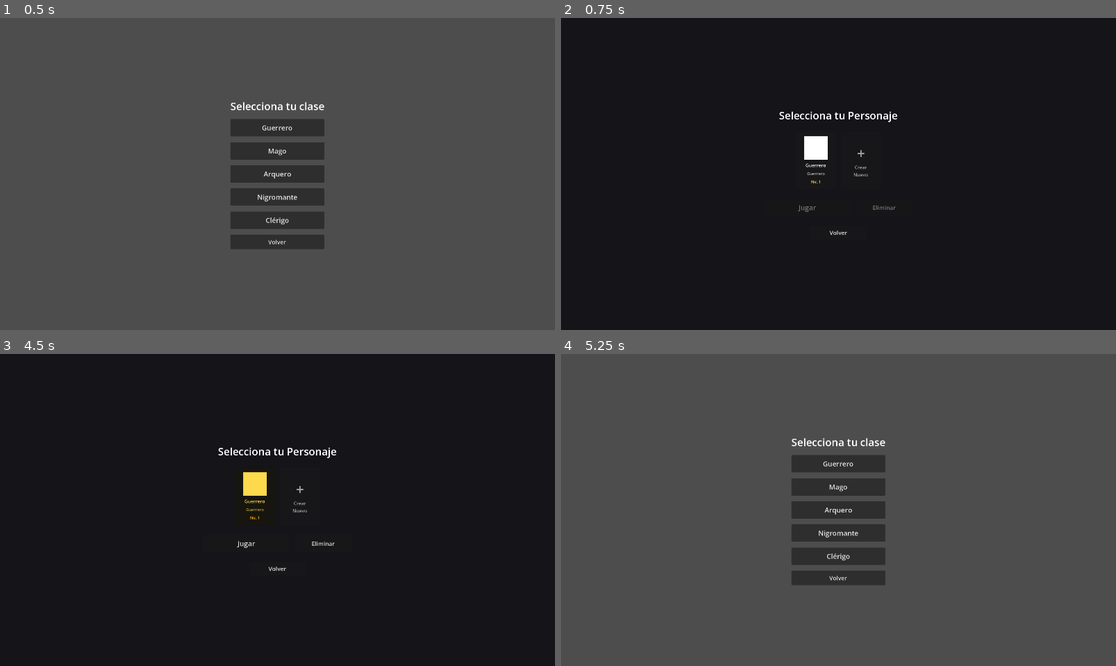
Above: before the commit, frames 1-4 (two rows, left to right).
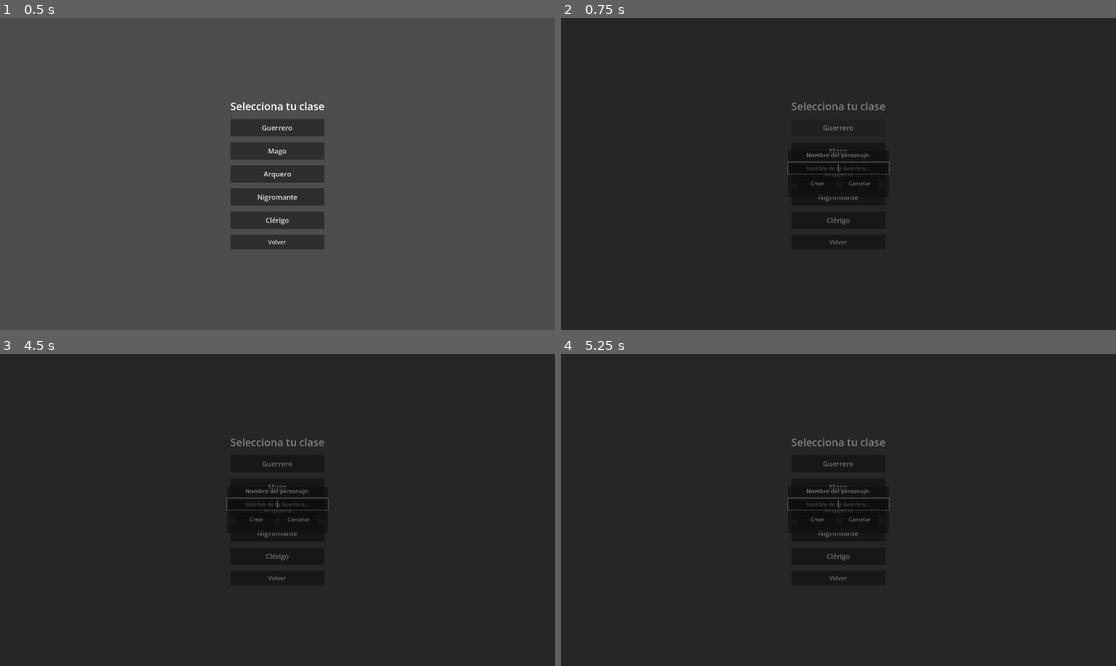
Above: after the commit, the same moments.

Repository: Jouyancito/another-game-of-dungeon
Game: Godot game, scene res://scenes/ui/class_selector.tscn
Same seed, same stepped clock (60 frames per second), same inputs: the game is played once before the commit and once after it. This scene is started directly instead of the project's main scene.
Inputs (mouse positions are in pixels of both pictures, inside the frame that each line leads up to):
- Up to frame 1 (0.5 s): no input
- Up to frame 2 (0.75 s): click "Guerrero" at 0.5 s
- Up to frame 3 (4.5 s): click (277, 488) at 1.25 s, where only the run after the commit has a clickable "Mago"; click (277, 510) at 2 s, where only the run after the commit has a clickable "Arquero"; click (277, 531) at 2.75 s, where only the run after the commit has a clickable "Nigromante"; click (277, 556) at 3.5 s, where only the run after the commit has a clickable "Clérigo"; click (255, 519) at 4.25 s, where only the run after the commit has a clickable "Crear"
- Up to frame 4 (5.25 s): click (860, 519) at 5 s, where only the run after the commit has a clickable "Cancelar"

Frame 1 is identical in both runs. In frame 2, 1.2% of the frame differs, in the area x 39-61%, y 26-73%; in frame 3, 1.3%; in frame 4, 96%, in the area x 0-100%, y 0-100%.

Commit message:
feat: add custom name input when creating a character

Diff:
--- a/game/scenes/ui/class_selector.gd
+++ b/game/scenes/ui/class_selector.gd
@@ -23,16 +23,57 @@
 	},
 }
 
+var _selected_class_key: String = ""
+
 
 func _ready() -> void:
-	$CenterContainer/VBoxContainer/BtnGuerrero.pressed.connect(func() -> void: _select_class("Guerrero"))
-	$CenterContainer/VBoxContainer/BtnMago.pressed.connect(func() -> void: _select_class("Mago"))
-	$CenterContainer/VBoxContainer/BtnArquero.pressed.connect(func() -> void: _select_class("Arquero"))
-	$CenterContainer/VBoxContainer/BtnNigromante.pressed.connect(func() -> void: _select_class("Nigromante"))
-	$CenterContainer/VBoxContainer/BtnClerigo.pressed.connect(func() -> void: _select_class("Clérigo"))
+	$CenterContainer/VBoxContainer/BtnGuerrero.pressed.connect(func() -> void: _show_name_panel("Guerrero"))
+	$CenterContainer/VBoxContainer/BtnMago.pressed.connect(func() -> void: _show_name_panel("Mago"))
+	$CenterContainer/VBoxContainer/BtnArquero.pressed.connect(func() -> void: _show_name_panel("Arquero"))
+	$CenterContainer/VBoxContainer/BtnNigromante.pressed.connect(func() -> void: _show_name_panel("Nigromante"))
+	$CenterContainer/VBoxContainer/BtnClerigo.pressed.connect(func() -> void: _show_name_panel("Clérigo"))
 	$CenterContainer/VBoxContainer/BtnVolver.pressed.connect(func() -> void:
 		get_tree().change_scene_to_file("res://scenes/ui/character_select.tscn")
 	)
+	$NamePanel/VBox/BtnRow/BtnConfirmar.pressed.connect(_on_confirm_name)
+	$NamePanel/VBox/BtnRow/BtnCancelar.pressed.connect(_on_cancel_name)
+	$NamePanel/VBox/NameInput.text_submitted.connect(func(_text: String) -> void: _on_confirm_name())
+
+
+func _show_name_panel(class_key: String) -> void:
+	_selected_class_key = class_key
+	var input: LineEdit = $NamePanel/VBox/NameInput
+	input.text = ""
+	input.placeholder_text = "Nombre de tu %s..." % CLASS_DATA[class_key]["display"]
+	$DimBackground.visible = true
+	$NamePanel.visible = true
+	input.grab_focus()
+
+
+func _on_cancel_name() -> void:
+	$DimBackground.visible = false
+	$NamePanel.visible = false
+	_selected_class_key = ""
+
+
+func _on_confirm_name() -> void:
+	var input: LineEdit = $NamePanel/VBox/NameInput
+	var char_name: String = input.text.strip_edges()
+
+	if char_name.is_empty():
+		# Si no escribe nada, usar nombre por defecto
+		char_name = _unique_character_name(CLASS_DATA[_selected_class_key]["display"])
+
+	var data: Dictionary = CLASS_DATA[_selected_class_key]
+	var scene_path: String = data["scene"]
+
+	SaveManager.create_character(char_name, scene_path, _selected_class_key)
+
+	var new_index: int = SaveManager.get_character_count() - 1
+	GameManager.selected_character_index = new_index
+	GameManager.selected_class_scene = scene_path
+
+	get_tree().change_scene_to_file("res://scenes/ui/character_select.tscn")
 
 
 func _unique_character_name(display_name: String) -> String:
@@ -45,19 +86,3 @@
 		n += 1
 		candidate = "%s #%d" % [display_name, n]
 	return candidate
-
-
-func _select_class(class_key: String) -> void:
-	var data: Dictionary = CLASS_DATA[class_key]
-	var scene_path: String = data["scene"]
-	var display_name: String = data["display"]
-
-	var char_name: String = _unique_character_name(display_name)
-
-	SaveManager.create_character(char_name, scene_path, class_key)
-
-	var new_index: int = SaveManager.get_character_count() - 1
-	GameManager.selected_character_index = new_index
-	GameManager.selected_class_scene = scene_path
-
-	get_tree().change_scene_to_file("res://scenes/ui/character_select.tscn")
--- a/game/scenes/ui/class_selector.tscn
+++ b/game/scenes/ui/class_selector.tscn
@@ -50,3 +50,48 @@
 custom_minimum_size = Vector2(200, 50)
 text = "Volver"
 theme_override_font_sizes/font_size = 20
+
+[node name="NamePanel" type="PanelContainer" parent="."]
+visible = false
+anchor_left = 0.5
+anchor_top = 0.5
+anchor_right = 0.5
+anchor_bottom = 0.5
+offset_left = -175.0
+offset_top = -80.0
+offset_right = 175.0
+offset_bottom = 80.0
+
+[node name="VBox" type="VBoxContainer" parent="NamePanel"]
+theme_override_constants/separation = 12
+
+[node name="NameLabel" type="Label" parent="NamePanel/VBox"]
+text = "Nombre del personaje:"
+horizontal_alignment = 1
+theme_override_font_sizes/font_size = 20
+
+[node name="NameInput" type="LineEdit" parent="NamePanel/VBox"]
+custom_minimum_size = Vector2(300, 40)
+placeholder_text = "Escribe un nombre..."
+theme_override_font_sizes/font_size = 18
+alignment = 1
+
+[node name="BtnRow" type="HBoxContainer" parent="NamePanel/VBox"]
+alignment = 1
+theme_override_constants/separation = 16
+
+[node name="BtnConfirmar" type="Button" parent="NamePanel/VBox/BtnRow"]
+custom_minimum_size = Vector2(130, 40)
+text = "Crear"
+theme_override_font_sizes/font_size = 18
+
+[node name="BtnCancelar" type="Button" parent="NamePanel/VBox/BtnRow"]
+custom_minimum_size = Vector2(130, 40)
+text = "Cancelar"
+theme_override_font_sizes/font_size = 18
+
+[node name="DimBackground" type="ColorRect" parent="."]
+visible = false
+anchor_right = 1.0
+anchor_bottom = 1.0
+color = Color(0.0, 0.0, 0.0, 0.5)
